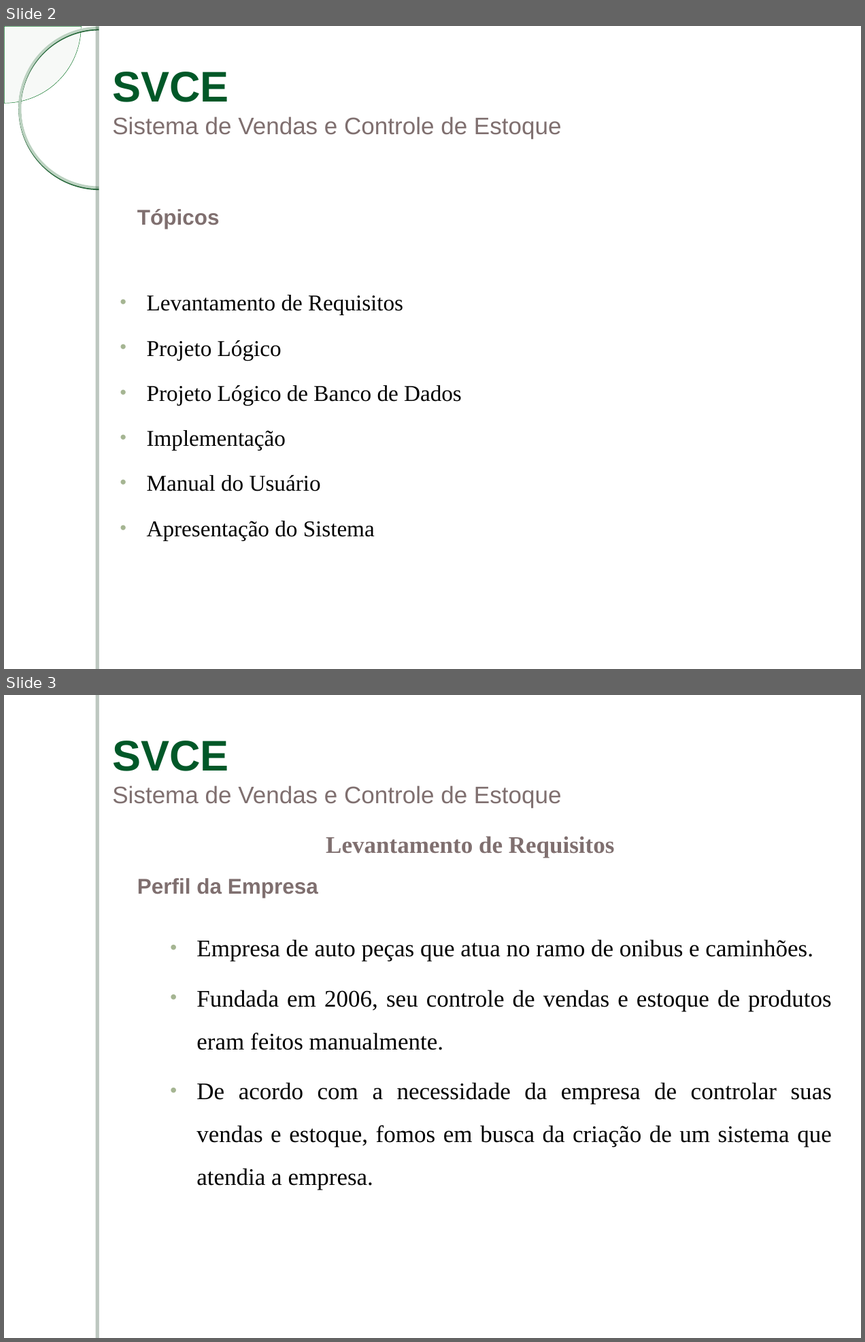
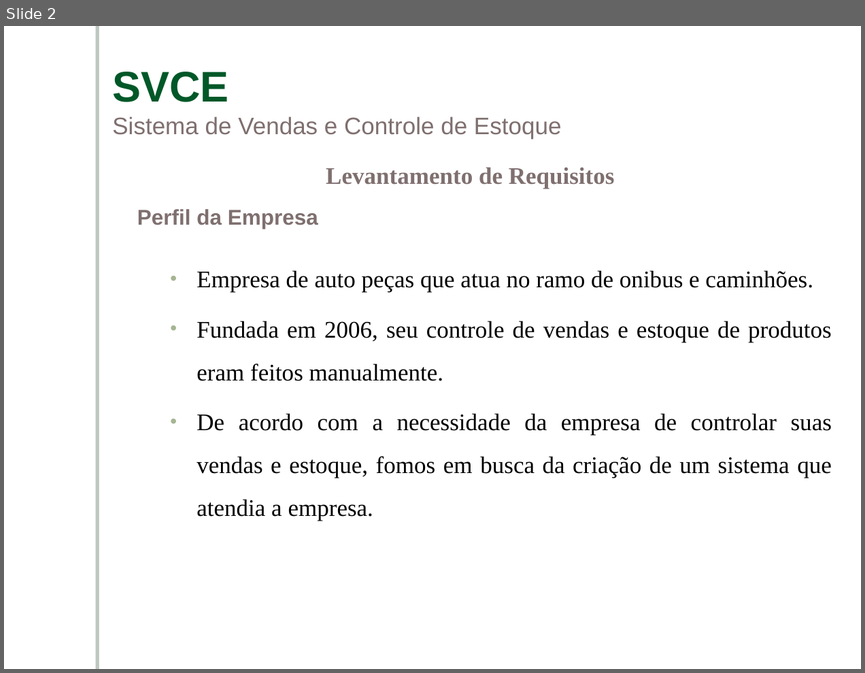
Before and after one commit to ViniciusConsultor/contentsystem, a slide deck: documentacao/Apresentação/Apresentacao-SVCE.ppt. Shown one above the other, each under a label of ours: slides 2 and 3 before the commit, slide 2 after it. The pictures are 865x1342 and 865x673 pixels, drawn with LibreOffice and Linux fonts; fonts in the diff are those of the drawing; background and template pictures are left out. Boxes give left, top, right and bottom in pixels: in the first picture for what was removed or moved away, otherwise in the second. Text is boxed around its words. In the diff, an @@ line names an element or a change of style, - is before the commit and + after.

```diff
--- a/documentacao/Apresentação/Apresentacao-SVCE.ppt
+++ b/documentacao/Apresentação/Apresentacao-SVCE.ppt
@@ slide 2 removed at (4, 26, 861, 669), background picture (left out); not listed: 1 template element that a slide beside it also shows @@
@@ freeform shape removed at (4, 26, 81, 103) @@
@@ ellipse removed at (20, 28, 179, 187) @@
@@ rectangle removed at (99, 26, 861, 669) @@
@@ text removed at (112, 72, 562, 138) @@
-SVCE
-Sistema de Vendas e Controle de Estoque
@@ text removed at (137, 209, 220, 229) @@
-Tópicos
@@ text removed at (147, 295, 462, 541) @@
-• Levantamento de Requisitos
-• Projeto Lógico
-• Projeto Lógico de Banco de Dados
-• Implementação
-• Manual do Usuário
-• Apresentação do Sistema
@@ what was slide 3 is now slide 2 @@
```
Also in this commit, not shown: 2 slides changed, 1 slide added, 1 other slide removed.
